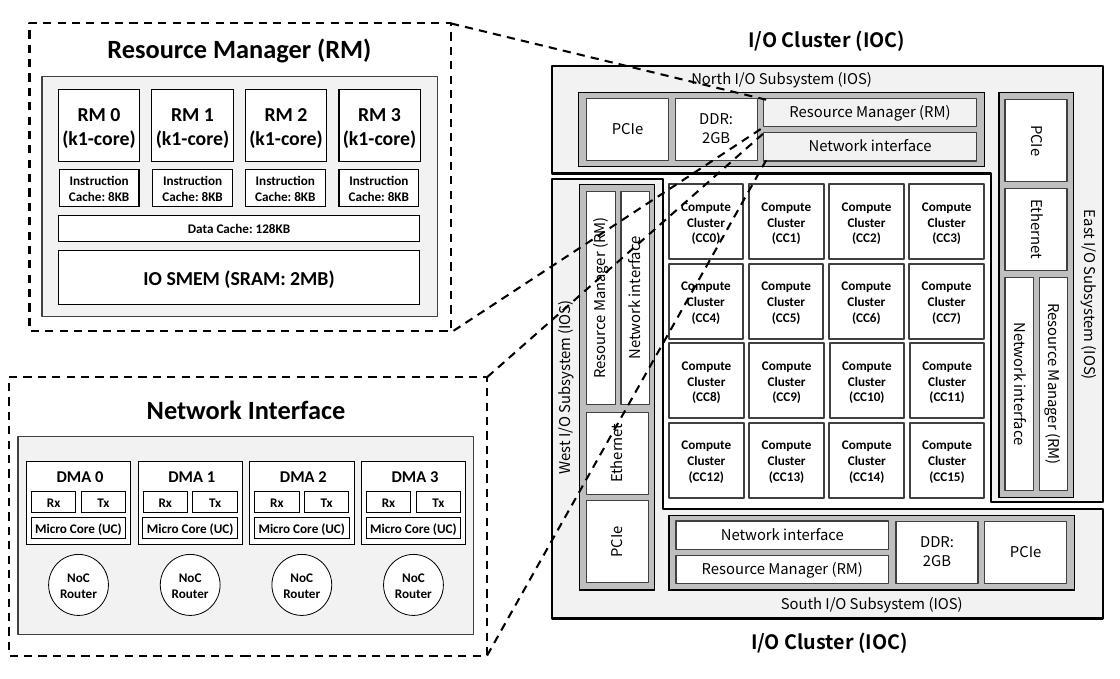
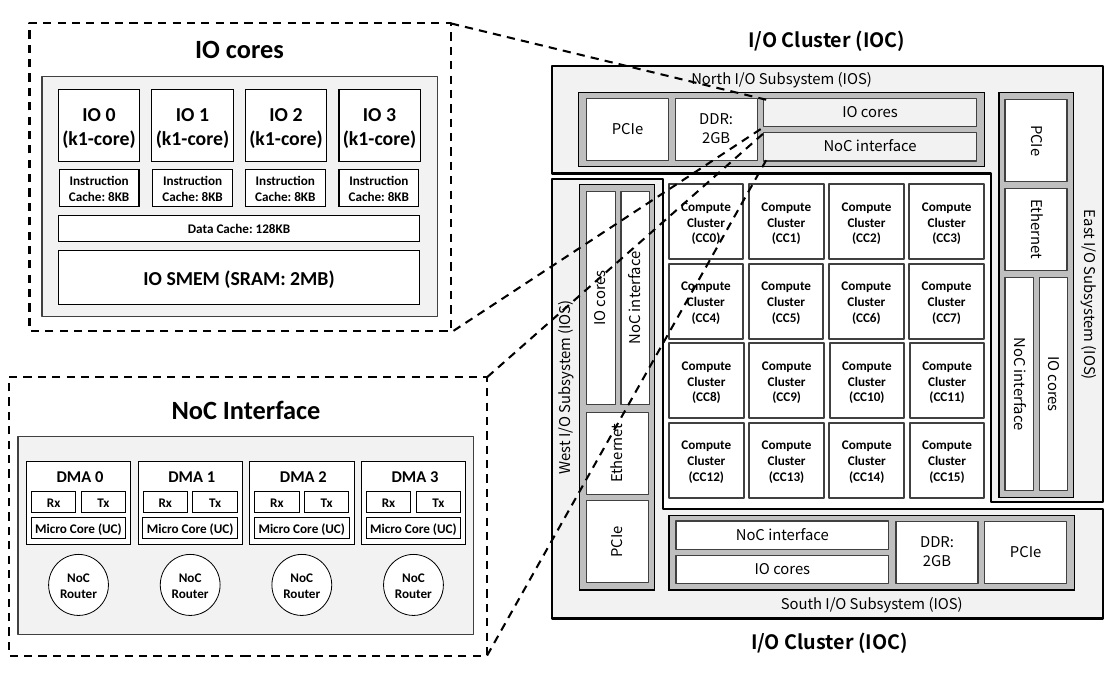
Before and after one commit to m-yuya/ICCD2017, a slide deck: slide 1 of figure/mppa_architecture.pptx. Drawn at 1120x679 pixels with LibreOffice and Linux fonts; fonts in the diff are those of the drawing. Boxes give left, top, right and bottom in pixels: in the first picture for what was removed or moved away, otherwise in the second. Text is boxed around its words. In the diff, an @@ line names an element or a change of style, - is before the commit and + after.

Commit message:
Modify figures
- RM on IOS -> IO coes
- network interface -> NoC interface

```diff
--- a/figure/mppa_architecture.pptx
+++ b/figure/mppa_architecture.pptx
@@ text at <box>195,40,284,59</box>: text changed @@
-Resource Manager (RM)
+IO cores
@@ text in rectangle at <box>82,108,116,121</box>: text changed @@
-RM 0
+IO 0
@@ text in rectangle at <box>176,108,209,121</box>: text changed @@
-RM 1
+IO 1
@@ text in rectangle at <box>269,108,303,121</box>: text changed @@
-RM 2
+IO 2
@@ text in rectangle at <box>363,108,396,121</box>: text changed @@
-RM 3
+IO 3
@@ text in rectangle at <box>842,106,898,117</box>: text changed @@
-Resource Manager (RM)
+IO cores
@@ text in rectangle at <box>824,139,917,151</box>: text changed @@
-Network interface
+NoC interface
@@ text in rectangle at <box>623,257,644,343</box>: text changed @@
-Network interface
+NoC interface
@@ text in rectangle at <box>589,273,610,324</box>: text changed @@
-Resource Manager (RM)
+IO cores
@@ text in rectangle at <box>1010,339,1031,429</box>: text changed @@
-Network interface
+NoC interface
@@ text in rectangle at <box>1044,357,1065,411</box>: text changed @@
-Resource Manager (RM)
+IO cores
@@ text at <box>172,400,321,420</box>: text changed @@
-Network Interface
+NoC Interface
@@ text in rectangle at <box>736,528,829,540</box>: text changed @@
-Network interface
+NoC interface
@@ text in rectangle at <box>755,563,810,574</box>: text changed @@
-Resource Manager (RM)
+IO cores
```
Also in this commit, not shown: 5 other files.
